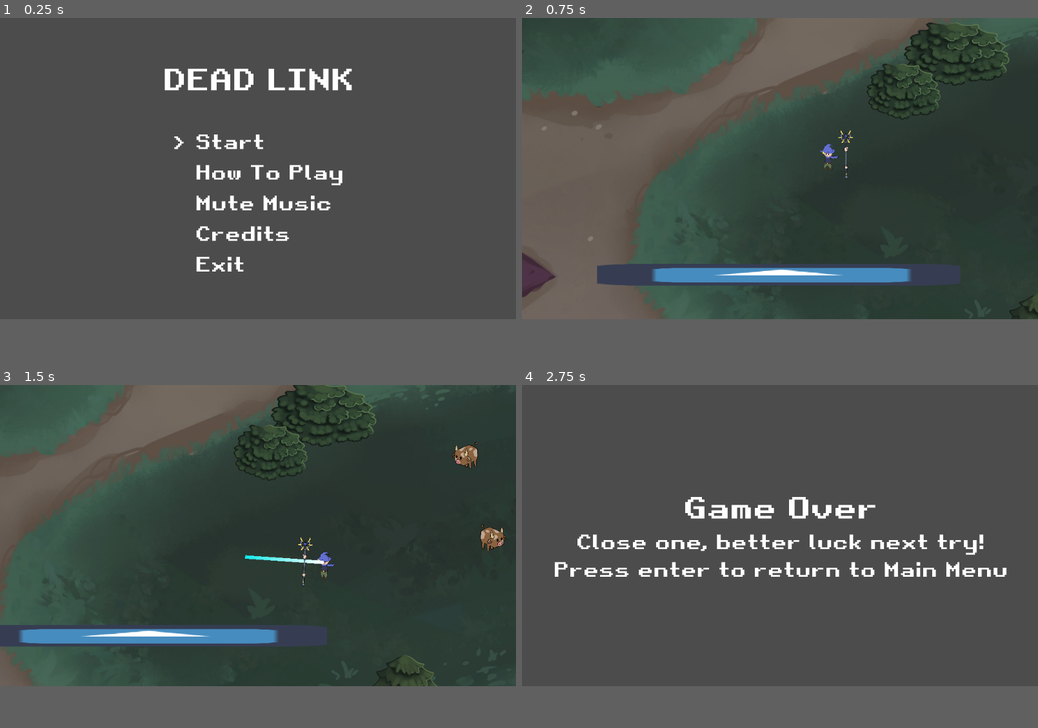
Above: before the commit, frames 1-4 (two rows, left to right).
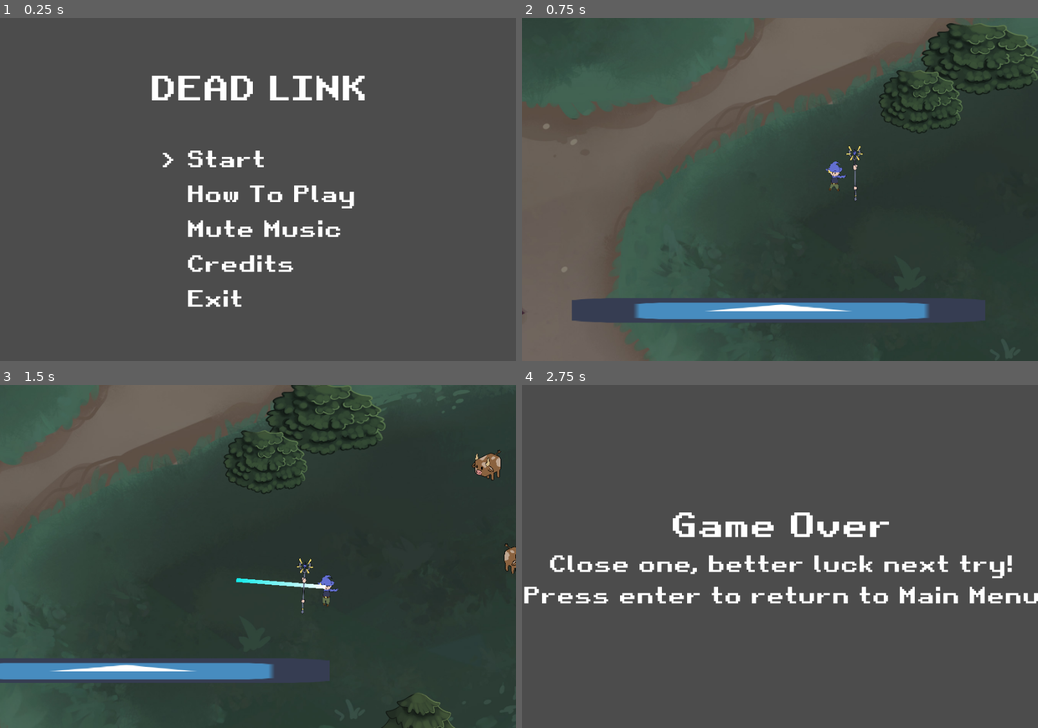
Above: after the commit, the same moments.

Repository: arnette-thomas/gmtk2021
Game: Godot game, scene res://scenes/MainMenu.tscn
Same seed, same stepped clock (60 frames per second), same inputs: the game is played once before the commit and once after it. The engine's default icon, where the game draws it, is replaced by a stand-in: a white triangle on a blue panel in a dark square.
Inputs (mouse positions are in pixels of both pictures, inside the frame that each line leads up to):
- Up to frame 1 (0.25 s): no input
- Up to frame 2 (0.75 s): tap Enter (ui_accept) at 0.5 s; move the mouse to (893, 155) at 0.52 s; press the mouse at (893, 155) at 0.53 s; hold D (right) from 0.53 s (still down)
- Up to frame 3 (1.5 s): tap Enter (ui_accept) at 0.77 s; move the mouse to (154, 549) at 1.27 s; release D (right) at 1.28 s; release the mouse at (154, 549) at 1.28 s; hold S (down) from 1.28 s (still down); right-click (154, 549) at 1.35 s
- Up to frame 4 (2.75 s): tap Enter (ui_accept) at 1.52 s; move the mouse to (831, 470) at 2.02 s; release S (down) at 2.03 s; press the mouse at (831, 470) at 2.03 s; hold D (right) from 2.03 s (still down)
In our replay, the window is 800x468 before the commit and 800x533 after it. These sizes can differ from the game's own. Grey fills any space a smaller window leaves; there, only what the larger window draws over its background counts as a difference.

The runs differ from the first frame. In frame 1, 5.6% of the frame differs, in the area x 29-71%, y 14-85%; in frame 2, 19%, in the area x 0-100%, y 0-100%; in frame 3, 14%; in frame 4, 7.4%.

Commit message:
Changed window size

Diff:
--- a/project.godot
+++ b/project.godot
@@ -90,6 +90,10 @@
 FreezeFrame="*res://scenes/FreezeFrame.tscn"
 AudioManager="*res://scenes/AudioManager.tscn"
 
+[display]
+
+window/size/width=900
+
 [input]
 
 ui_left={
--- a/scenes/MainMenu.tscn
+++ b/scenes/MainMenu.tscn
@@ -19,13 +19,13 @@
 }
 
 [node name="CenterContainer" type="CenterContainer" parent="."]
-margin_right = 1024.0
+margin_right = 900.0
 margin_bottom = 600.0
 
 [node name="VBoxContainer" type="VBoxContainer" parent="CenterContainer"]
-margin_left = 322.0
+margin_left = 260.0
 margin_top = 84.0
-margin_right = 701.0
+margin_right = 639.0
 margin_bottom = 516.0
 custom_constants/separation = 60
 
@@ -152,13 +152,13 @@
 
 [node name="HowToCanvas" type="CenterContainer" parent="."]
 visible = false
-margin_right = 1024.0
+margin_right = 900.0
 margin_bottom = 600.0
 
 [node name="VBoxContainer" type="VBoxContainer" parent="HowToCanvas"]
-margin_left = 88.0
+margin_left = 26.0
 margin_top = 14.0
-margin_right = 936.0
+margin_right = 874.0
 margin_bottom = 585.0
 custom_constants/separation = 20
 
@@ -248,14 +248,14 @@
 
 [node name="CreditsCanvas" type="CenterContainer" parent="."]
 visible = false
-margin_right = 1024.0
+margin_right = 900.0
 margin_bottom = 600.0
 
 [node name="VBoxContainer" type="VBoxContainer" parent="CreditsCanvas"]
-margin_left = 140.0
-margin_top = 106.0
-margin_right = 884.0
-margin_bottom = 493.0
+margin_left = 63.0
+margin_top = 96.0
+margin_right = 837.0
+margin_bottom = 503.0
 custom_constants/separation = 40
 
 [node name="Label" type="Label" parent="CreditsCanvas/VBoxContainer"]
